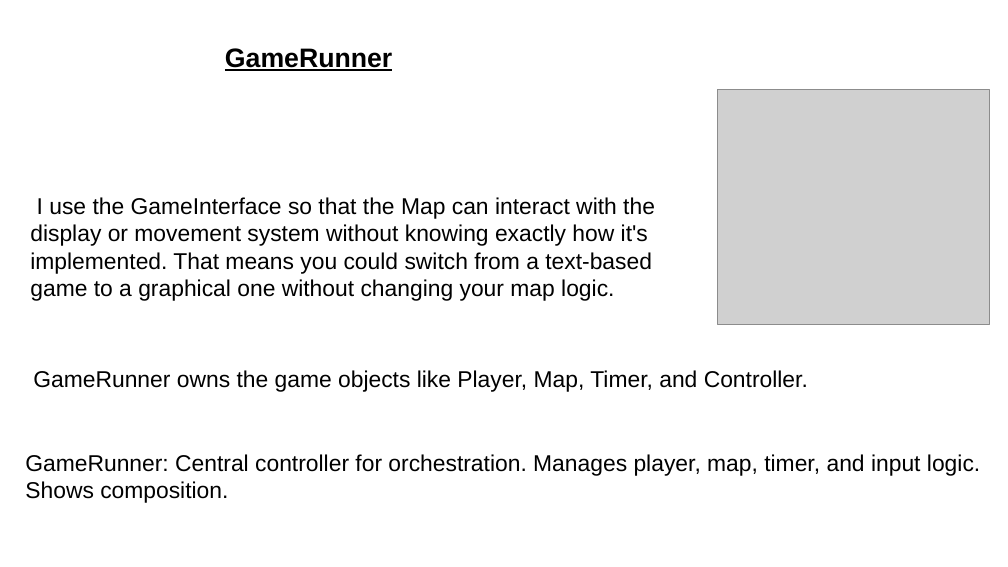
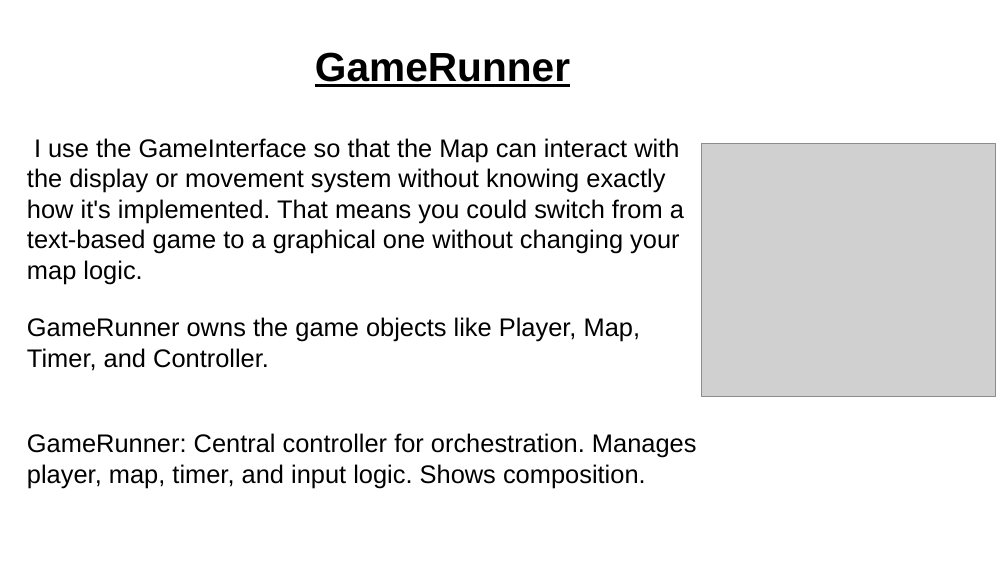
Before and after one commit to tellmon/2D-side-scroller, a slide deck: slide 3 of powerPoint.odp. Drawn at 1008x567 pixels with LibreOffice and Linux fonts; fonts in the diff are those of the drawing; grey boxes stand for pictures. Boxes give left, top, right and bottom in pixels: in the first picture for what was removed or moved away, otherwise in the second. Text is boxed around its words. In the diff, an @@ line names an element or a change of style, - is before the commit and + after.

```diff
--- a/powerPoint.odp
+++ b/powerPoint.odp
@@ text "GameRunner": place and size @@
-text "GameRunner" at (225, 48, 392, 71)
+text "GameRunner" at (315, 52, 570, 87)
@@ text "GameRunner" at (315, 52, 570, 87): size 21 to 32 pt @@
@@ text "I use the GameInterface so ...": place and size @@
-text "I use the GameInterface so ..." at (30, 197, 655, 301)
+text "I use the GameInterface so ..." at (27, 138, 697, 484)
@@ text at (27, 138, 684, 284): size 18 to 20 pt in "I use the GameInterface so that the ..." @@
@@ picture: place and size @@
-picture at (717, 90, 990, 324)
+picture at (702, 144, 996, 396)
@@ text at (27, 317, 697, 484): paragraphs added @@
+GameRunner owns the game objects like Player, Map, Timer, and Controller.
+GameRunner: Central controller for orchestration. Manages player, map, timer, and input logic. Shows composition.
@@ text removed at (33, 370, 808, 392) @@
-GameRunner owns the game objects like Player, Map, Timer, and Controller.
@@ text removed at (25, 454, 980, 503) @@
-GameRunner: Central controller for orchestration. Manages player, map, timer, and input logic. Shows composition.
```
Also in this commit, not shown: 4 other slides changed, 1 other file.
